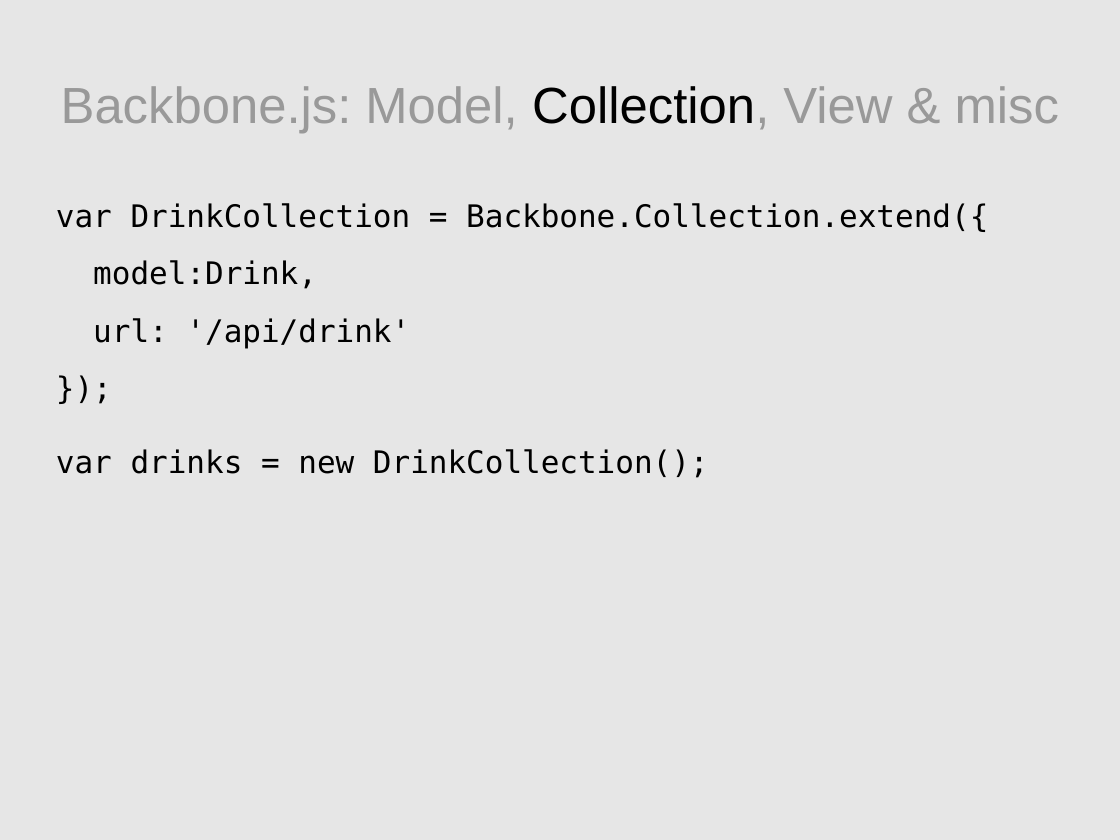
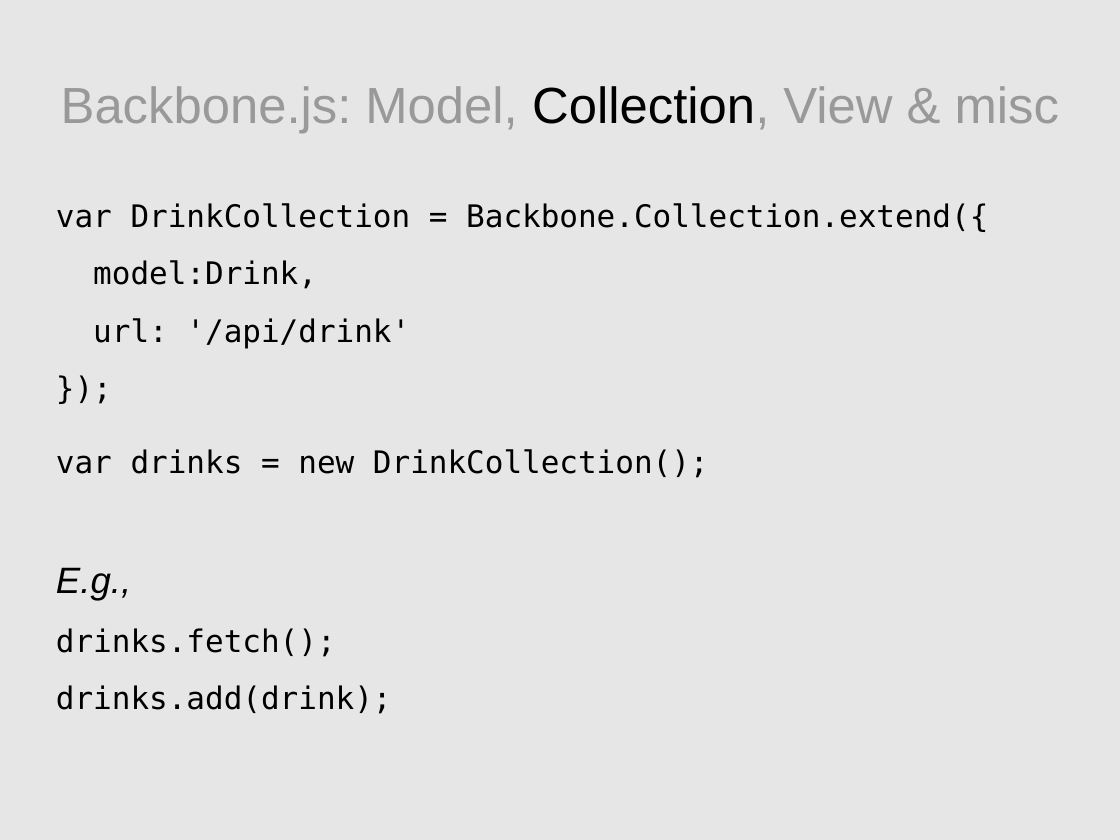
Before and after one commit to bryanesmith/drinks-i-like, a slide deck: slide 12 of docs/a2pm.2012-07-16.odp. Drawn at 1120x840 pixels with LibreOffice and Linux fonts; fonts in the diff are those of the drawing. Boxes give left, top, right and bottom in pixels: in the first picture for what was removed or moved away, otherwise in the second. Text is boxed around its words. In the diff, an @@ line names an element or a change of style, - is before the commit and + after.

Commit message:
Added examples to Backbone.js model & collection in A2PM presentation.

```diff
--- a/docs/a2pm.2012-07-16.odp
+++ b/docs/a2pm.2012-07-16.odp
@@ text at box(56, 567, 392, 714): paragraphs added @@
+E.g.,
+drinks.fetch();
+drinks.add(drink);
```
Also in this commit, not shown: 5 other slides changed, 1 other file.
